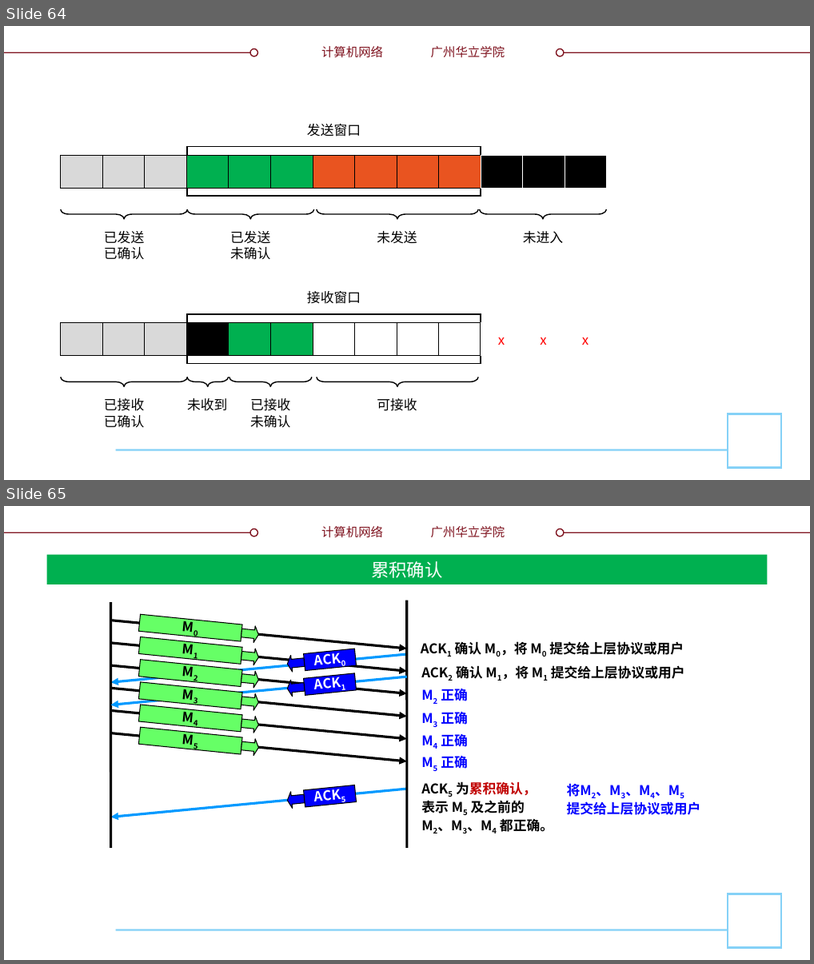
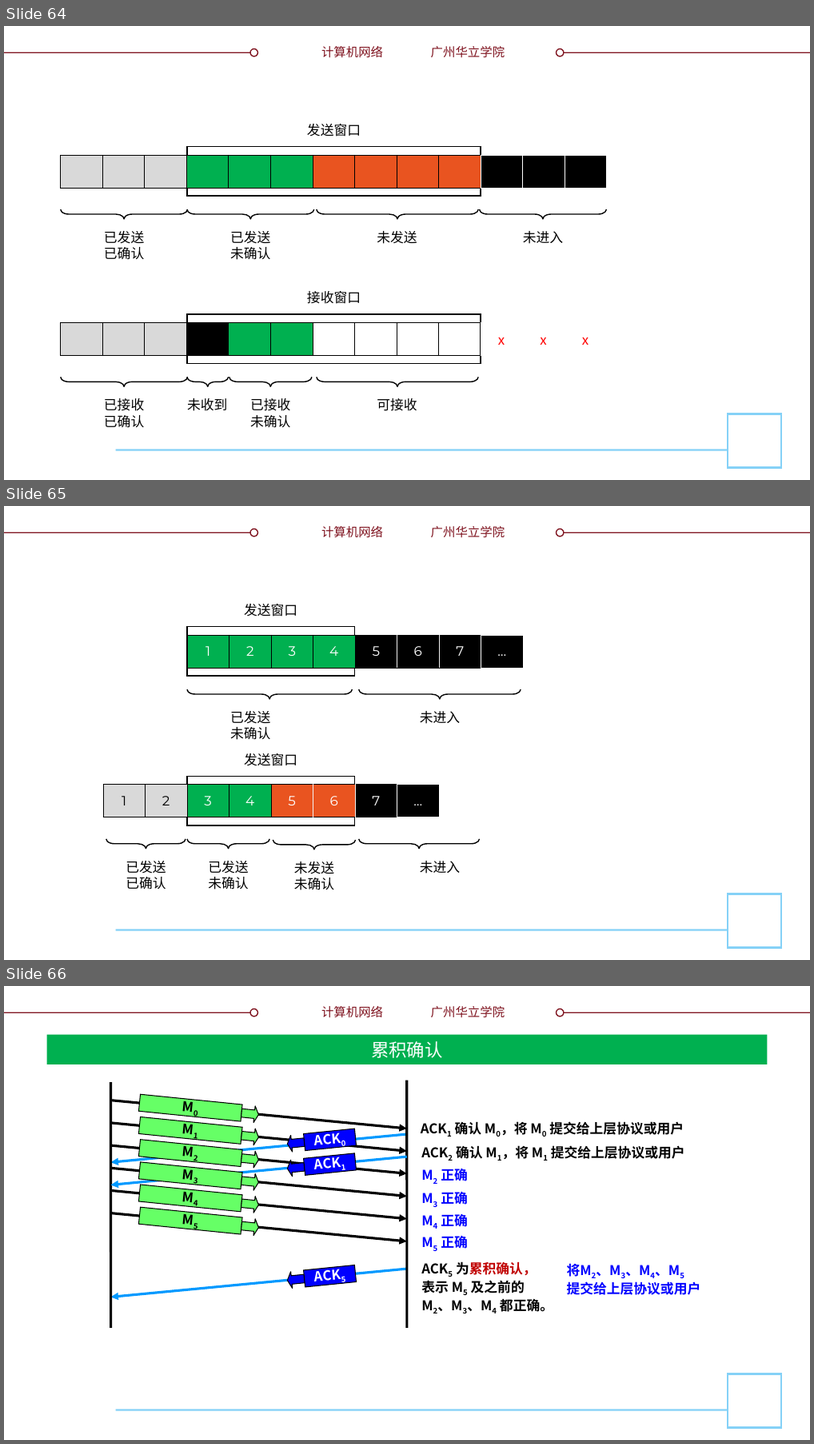
Before and after one commit to glplaman/glplaman.github.io, a slide deck: network/ppt/chap5.pptx. Shown one above the other, each under a label of ours: slides 64 and 65 before the commit, slides 64, 65 and 66 after it. The pictures are 814x964 and 814x1444 pixels, drawn with LibreOffice and Linux fonts; fonts in the diff are those of the drawing; background and template pictures are left out. Boxes give left, top, right and bottom in pixels: in the first picture for what was removed or moved away, otherwise in the second. Text is boxed around its words. In the diff, an @@ line names an element or a change of style, - is before the commit and + after.

```diff
--- a/network/ppt/chap5.pptx
+++ b/network/ppt/chap5.pptx
@@ slide 65 added at [4,506,810,960], background #FFFFFF; not listed: 9 template elements that a slide beside it also shows @@
@@ text added at [244,604,298,616], 12 pt, text #000000 @@
+发送窗口
@@ rectangle added at [187,627,354,676], outline #000000 1 pt @@
@@ table added at [187,635,522,668], 1 rows, 8 columns @@
+1 | 2 | 3 | 4 | 5 | 6 | 7 | …
@@ left brace added at [187,689,353,699], outline #000000 1 pt @@
@@ left brace added at [359,689,522,699], outline #000000 1 pt @@
@@ text added at [230,711,270,740], 12 pt, text #000000 @@
+已发送
+未确认
@@ text added at [420,711,460,724], 12 pt, text #000000 @@
+未进入
@@ text added at [244,753,298,766], 12 pt, text #000000 @@
+发送窗口
@@ table added at [103,784,438,817], 1 rows, 8 columns @@
+1 | 2 | 3 | 4 | 5 | 6 | 7 | …
@@ rectangle added at [187,776,354,825], outline #000000 1 pt @@
@@ left brace added at [106,838,186,848], outline #000000 1 pt @@
@@ left brace added at [187,838,270,848], outline #000000 1 pt @@
@@ left brace added at [274,839,355,848], outline #000000 1 pt @@
@@ left brace added at [359,839,480,848], outline #000000 1 pt @@
@@ text added at [126,860,166,889], 12 pt, text #000000 @@
+已发送
+已确认
@@ text added at [208,860,248,889], 12 pt, text #000000 @@
+已发送
+未确认
@@ text added at [294,861,334,890], 12 pt, text #000000 @@
+未发送
+未确认
@@ text added at [420,860,460,873], 12 pt, text #000000 @@
+未进入
@@ what was slide 65 is now slide 66 @@
```
Also in this commit, not shown: 2 slides changed, 17 other files.
